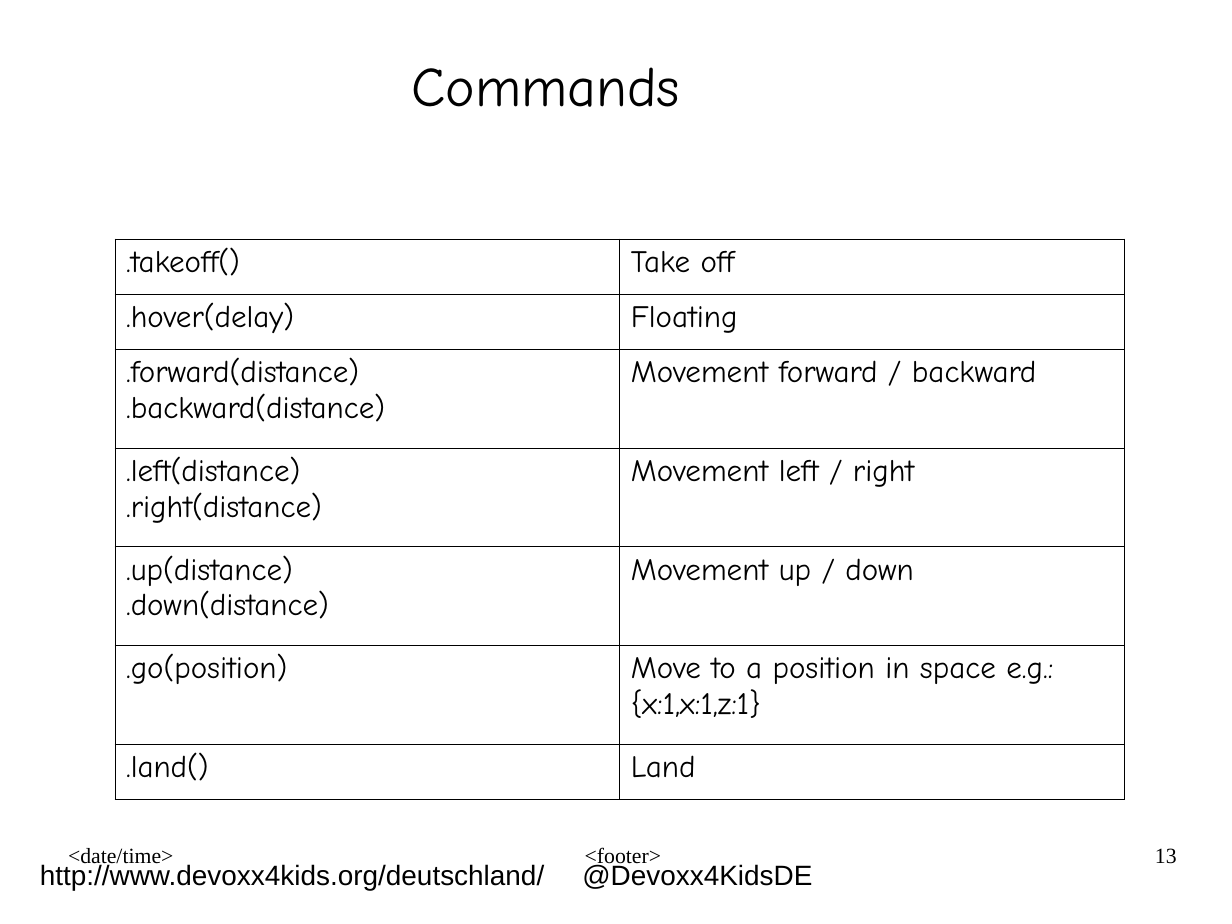
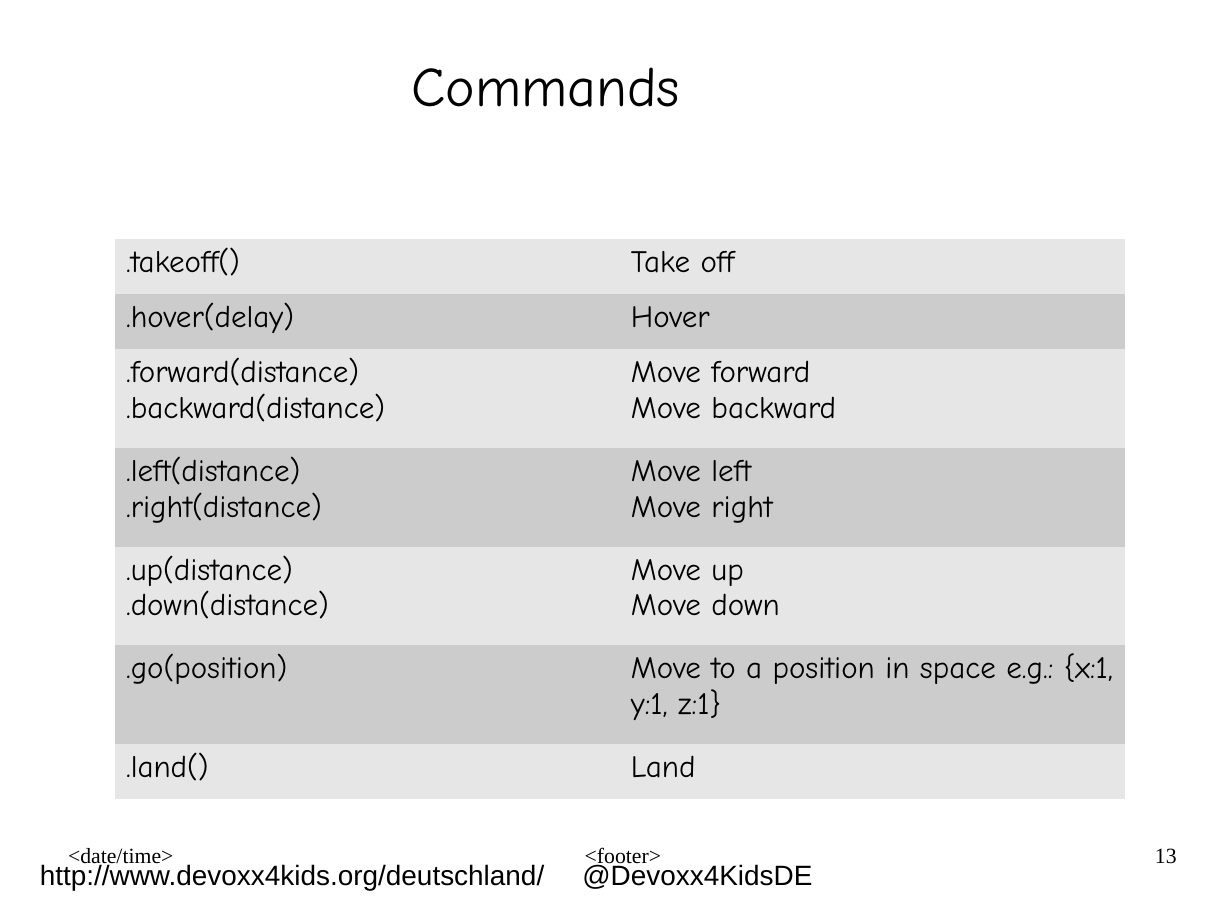
Before and after one commit to derTobsch/ardrone-autonomy-d4k, a slide deck: slide 13 of presentation/quadcopter4kids_v8_eng.odp. Drawn at 1232x924 pixels with LibreOffice and Linux fonts; fonts in the diff are those of the drawing; background and template pictures are left out. Boxes give left, top, right and bottom in pixels: in the first picture for what was removed or moved away, otherwise in the second. Text is boxed around its words. In the diff, an @@ line names an element or a change of style, - is before the commit and + after.

```diff
--- a/presentation/quadcopter4kids_v8_eng.odp
+++ b/presentation/quadcopter4kids_v8_eng.odp
@@ table at (115, 239, 1126, 799) @@
-row 2, column 2: Floating
+row 2, column 2: Hover
-row 3, column 2: Movement forward / backward
+row 3, column 2: Move forward / Move backward
-row 4, column 2: Movement left / right
+row 4, column 2: Move left / Move right
-row 5, column 2: Movement up / down
+row 5, column 2: Move up / Move down
-row 6, column 2: Move to a position in space e.g.: {x:1,x:1,z:1}
+row 6, column 2: Move to a position in space e.g.: {x:1, y:1, z:1}
@@ fill none to #E6E6E6 in 8 cells @@
@@ fill none to #CCCCCC in 6 cells @@
@@ borders changed @@
```
Also in this commit, not shown: 2 other slides changed, 1 slide added, 1 slide removed, 1 other file.
